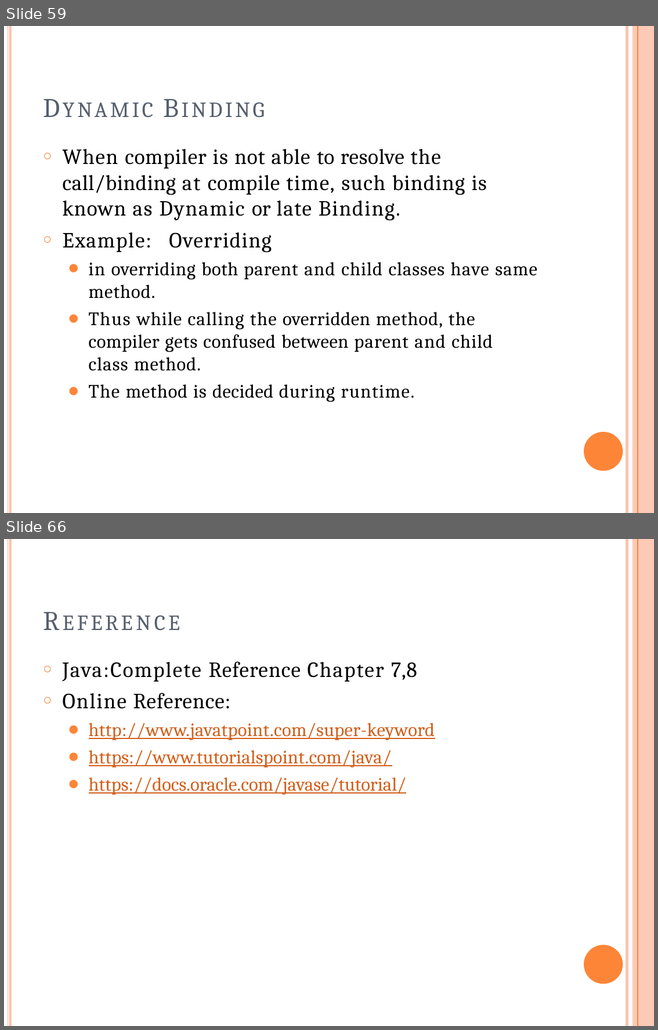
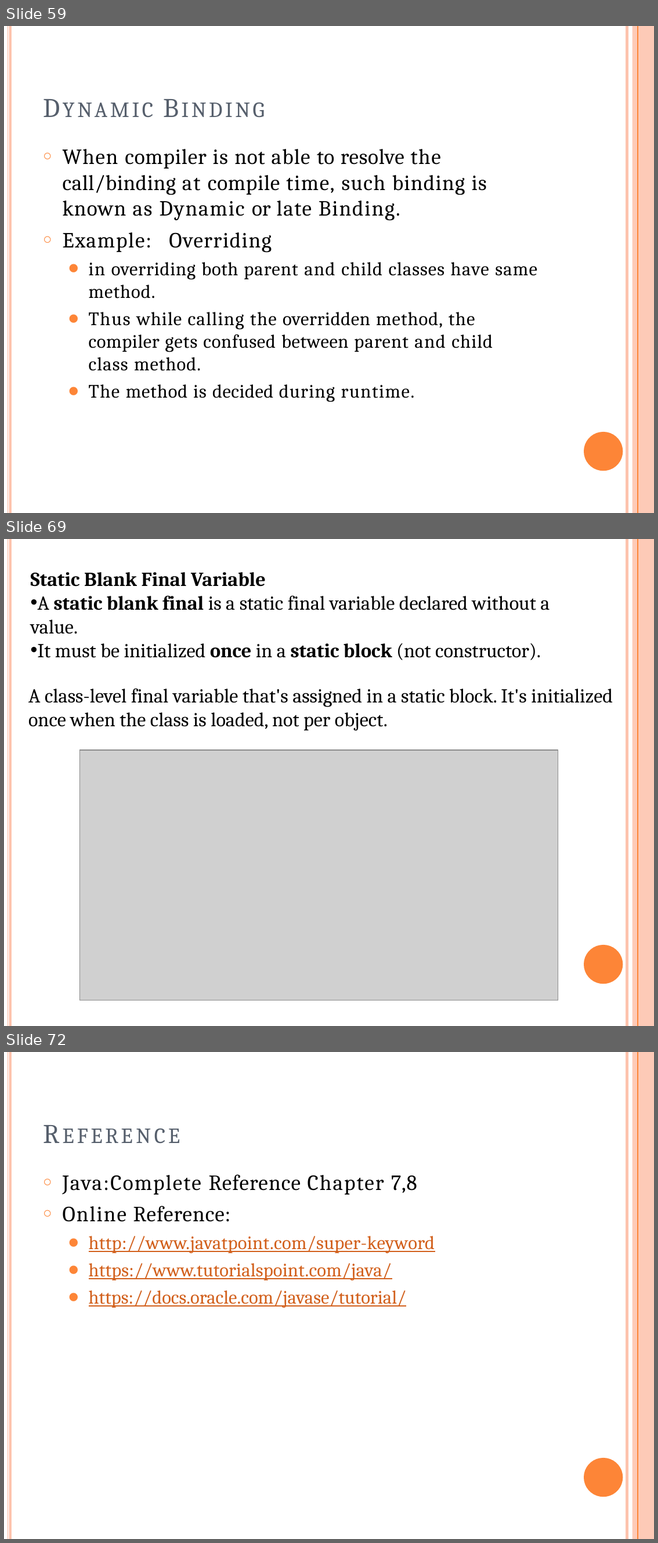
Before and after one commit to ashrafulparan2/UIU-Resources, a slide deck: OOP Theory materials-Spring_26/Mid/Lecture4_OOPPrinciples.pptx. Shown one above the other, each under a label of ours: slides 59 and 66 before the commit, slides 59, 69 and 72 after it; the slides between them are not shown. The pictures are 658x1030 and 658x1543 pixels, drawn with LibreOffice and Linux fonts; fonts in the diff are those of the drawing; grey boxes stand for pictures. Boxes give left, top, right and bottom in pixels: in the first picture for what was removed or moved away, otherwise in the second. Text is boxed around its words. In the diff, an @@ line names an element or a change of style, - is before the commit and + after.

```diff
--- a/OOP Theory materials-Spring_26/Mid/Lecture4_OOPPrinciples.pptx
+++ b/OOP Theory materials-Spring_26/Mid/Lecture4_OOPPrinciples.pptx
@@ slide 69 added at (x1=4, y1=539, x2=654, y2=1026), background #FFFFFF; not listed: 5 template elements that a slide beside it also shows @@
@@ text added at (x1=31, y1=572, x2=549, y2=660), 22 pt, text #000000 @@
+Static Blank Final Variable
+• A static blank final is a static final variable declared without a value.
+• It must be initialized once in a static block (not constructor).
@@ text added at (x1=28, y1=688, x2=612, y2=731), 22 pt, text #000000 @@
+A class-level final variable that's assigned in a static block. It's initialized once when the class is loaded, not per object.
@@ picture added at (x1=80, y1=750, x2=558, y2=1000) @@
@@ what was slide 66 is now slide 72 @@
```
Also in this commit, not shown: 6 slides changed, 5 other slides added, 1 other file.
